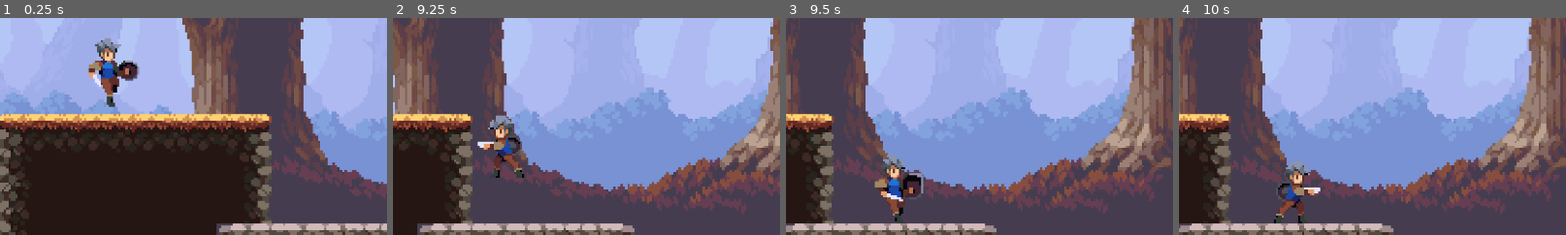
Above: before the commit, frames 1-4 (left to right).
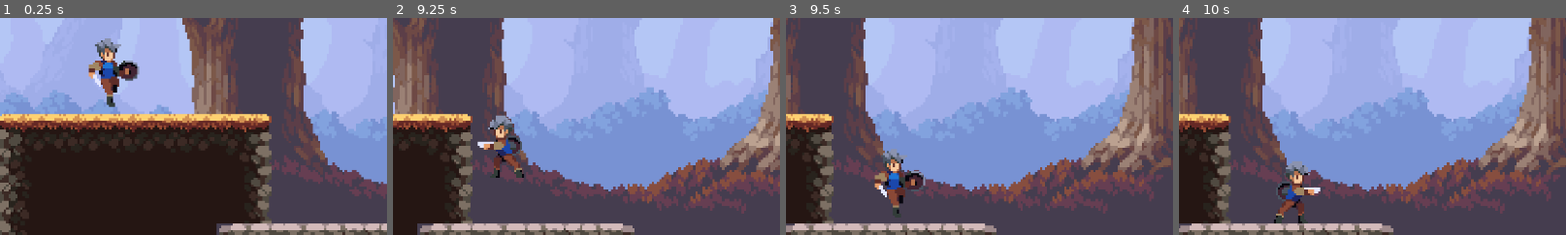
Above: after the commit, the same moments.

Repository: Krossler-Francisco/marcelo
Game: Godot game, scene res://game/game1/index.tscn
Same seed, same stepped clock (60 frames per second), same inputs: the game is played once before the commit and once after it. Before the commit the project has no main scene; this scene is started directly in both runs.
Inputs (mouse positions are % of the whole screen's width and height, from its top left):
- Up to frame 1 (0.25 s): no input
- Up to frame 2 (9.25 s): tap Enter (ui_accept) at 0.5, 0.77, 1.52, 3.02, 3.77, 4.52, 6.02, 6.77, 7.52, 9.02 s; move the mouse to (72, 45) at 0.52 s; hold Right (ui_right) 0.53-2.03 s; click (72, 45) at 0.6 s; move the mouse to (30, 55) at 1.27 s; click (30, 55) at 1.35 s; move the mouse to (60, 28) at 2.02 s; hold Left (ui_left) 2.03-2.78 s; click (60, 28) at 2.1 s; move the mouse to (45, 70) at 2.77 s; hold Right (ui_right) 2.78-4.28 s; click (45, 70) at 2.85 s; move the mouse to (80, 65) at 3.52 s; click (80, 65) at 3.6 s; move the mouse to (20, 35) at 4.27 s; hold Left (ui_left) 4.28-5.03 s; click (20, 35) at 4.35 s; move the mouse to (55, 50) at 5.02 s; hold Right (ui_right) 5.03-5.78 s; click (55, 50) at 5.1 s; move the mouse to (35, 25) at 5.77 s; hold Left (ui_left) 5.78-7.28 s; click (35, 25) at 5.85 s; move the mouse to (72, 45) at 6.52 s; click (72, 45) at 6.6 s; move the mouse to (30, 55) at 7.27 s; hold Right (ui_right) from 7.28 s (still down); click (30, 55) at 7.35 s; move the mouse to (60, 28) at 8.02 s; click (60, 28) at 8.1 s; move the mouse to (45, 70) at 8.77 s; click (45, 70) at 8.85 s
- Up to frame 3 (9.5 s): keep holding Right (ui_right)
- Up to frame 4 (10 s): move the mouse to (80, 65) at 9.52 s; release Right (ui_right) at 9.53 s; hold Left (ui_left) from 9.53 s (still down); click (80, 65) at 9.6 s; tap Enter (ui_accept) at 9.77 s
The pictures show only the part of the screen within x 35-85%, y 50-100%; the shares and areas given below are measured in that part.

Frames 1-2 are identical in both runs. In frame 3, 1.9% of the frame differs, in the area x 22-37%, y 60-94%; in frame 4, nothing differs.

Commit message:
adicionei som de fundo do game

Diff:
--- a/components/character/player.tscn
+++ b/components/character/player.tscn
@@ -116,13 +116,13 @@
 atlas = ExtResource("1_7upq3")
 region = Rect2(280, 0, 56, 56)
 
+[sub_resource type="AtlasTexture" id="AtlasTexture_q48bb"]
+atlas = ExtResource("1_7upq3")
+region = Rect2(280, 224, 56, 56)
+
 [sub_resource type="AtlasTexture" id="AtlasTexture_6ecoa"]
 atlas = ExtResource("1_7upq3")
 region = Rect2(224, 224, 56, 56)
-
-[sub_resource type="AtlasTexture" id="AtlasTexture_q48bb"]
-atlas = ExtResource("1_7upq3")
-region = Rect2(280, 224, 56, 56)
 
 [sub_resource type="AtlasTexture" id="AtlasTexture_jkvft"]
 atlas = ExtResource("1_7upq3")
@@ -304,10 +304,10 @@
 }, {
 "frames": [{
 "duration": 1.0,
+"texture": SubResource("AtlasTexture_q48bb")
+}, {
+"duration": 1.0,
 "texture": SubResource("AtlasTexture_6ecoa")
-}, {
-"duration": 1.0,
-"texture": SubResource("AtlasTexture_q48bb")
 }, {
 "duration": 1.0,
 "texture": SubResource("AtlasTexture_jkvft")
@@ -395,7 +395,7 @@
 texture_filter = 1
 texture_repeat = 1
 sprite_frames = SubResource("SpriteFrames_mhw68")
-animation = &"attack"
+animation = &"jump_up"
 
 [node name="head_shape" type="CollisionShape2D" parent="player"]
 position = Vector2(-1, 3)
--- a/game/game1/index.tscn
+++ b/game/game1/index.tscn
@@ -1,8 +1,9 @@
-[gd_scene load_steps=4 format=4 uid="uid://14gao0afha68"]
+[gd_scene load_steps=5 format=4 uid="uid://14gao0afha68"]
 
 [ext_resource type="PackedScene" uid="uid://ev5jbog05wwf" path="res://components/background/bg_main.tscn" id="1_0jwi5"]
 [ext_resource type="PackedScene" uid="uid://c0gyosk1cd1gq" path="res://components/character/player.tscn" id="2_3gdnf"]
 [ext_resource type="PackedScene" uid="uid://wgsg83r4sn2t" path="res://components/tilemap/global_tiles.tscn" id="3_0jwi5"]
+[ext_resource type="AudioStream" uid="uid://beffwa01bsoph" path="res://Sounds/music-teste-game.mp3" id="4_3gdnf"]
 
 [node name="Index" type="Node"]
 
@@ -15,3 +16,8 @@
 position = Vector2(302, 386)
 scale = Vector2(3.4, 3.4)
 tile_map_data = PackedByteArray("AAD//wEAAAABAAAAAAAAAAEAAAABAAAAAAABAAEAAAABAAAAAAD+/wEAAAAAAAAAAAACAAEAAAADAAAAAAACAA …(208 unchanged characters)…
+
+[node name="AudioStreamPlayer" type="AudioStreamPlayer" parent="."]
+stream = ExtResource("4_3gdnf")
+volume_db = -6.0
+autoplay = true
--- a/project.godot
+++ b/project.godot
@@ -11,6 +11,7 @@
 [application]
 
 config/name="Marcelo"
+run/main_scene="uid://14gao0afha68"
 config/features=PackedStringArray("4.4", "GL Compatibility")
 config/icon="res://icon.svg"
 
Not shown, added: Sounds/jump mixado.wav.import
Not shown, added: Sounds/music-teste-game.mp3.import
Not shown, added: Sounds/jump mixado.wav
Not shown, added: Sounds/music-teste-game.mp3
